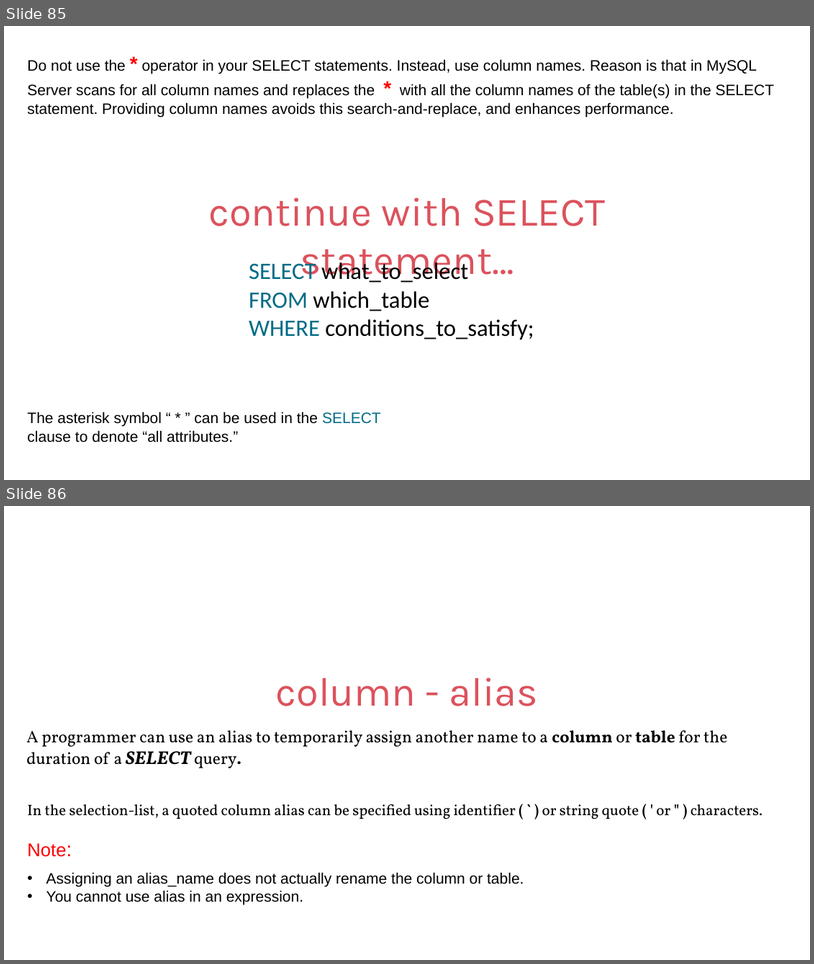
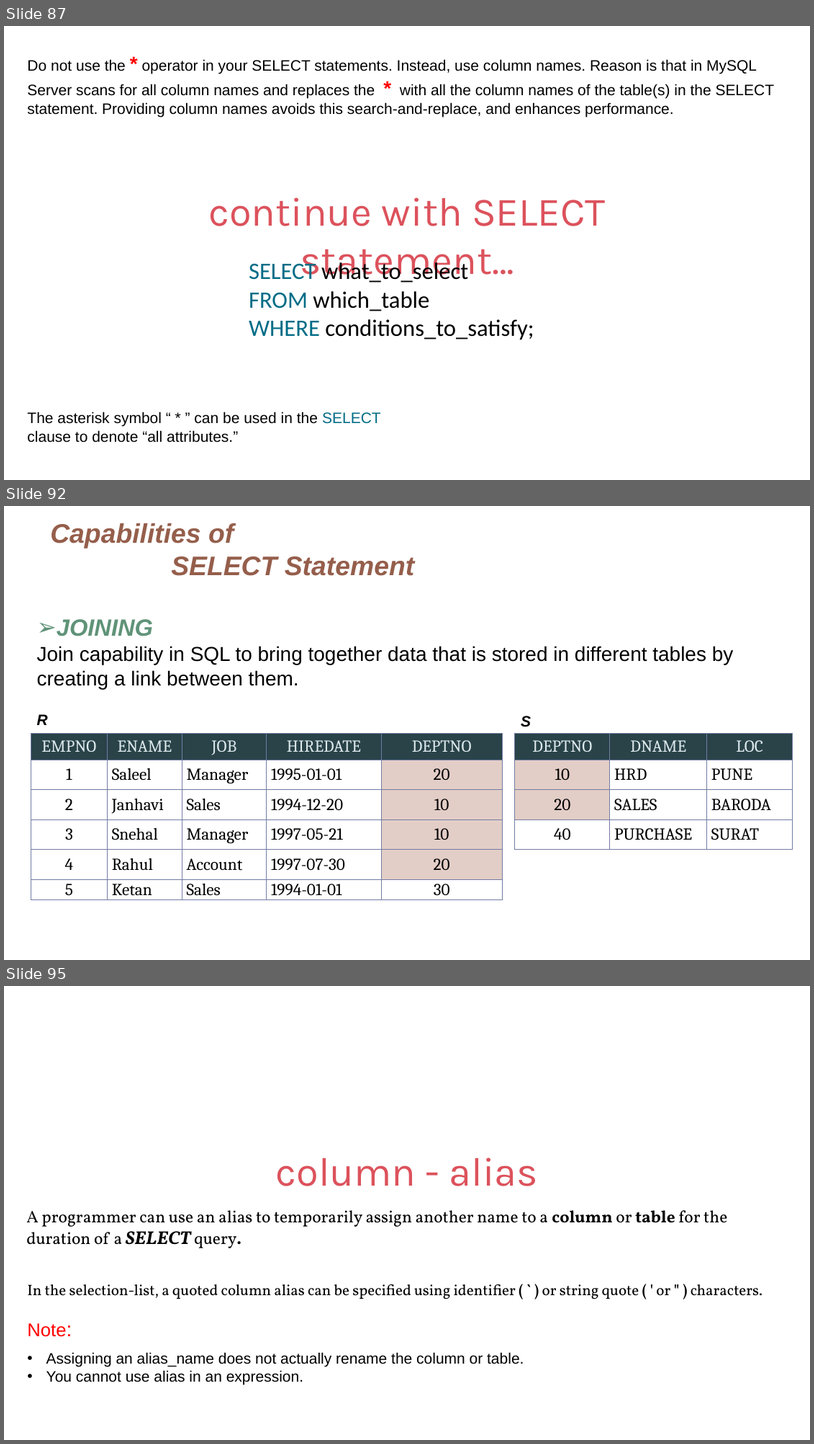
Before and after one commit to Nilesh-Parit/DBT, a slide deck: IET MySQL PPT Ver9.pptx. Shown one above the other, each under a label of ours: slides 85 and 86 before the commit, slides 87, 92 and 95 after it; the slides between them are not shown. The pictures are 814x964 and 814x1444 pixels, drawn with LibreOffice and Linux fonts; fonts in the diff are those of the drawing. Boxes give left, top, right and bottom in pixels: in the first picture for what was removed or moved away, otherwise in the second. Text is boxed around its words. In the diff, an @@ line names an element or a change of style, - is before the commit and + after.

```diff
--- a/IET MySQL PPT Ver9.pptx
+++ b/IET MySQL PPT Ver9.pptx
@@ slide 92 added at (4, 506, 810, 960), background #FFFFFF @@
@@ title added at (50, 523, 414, 576), 32 pt, text #955E4B, bold, italic @@
+Capabilities of
+SELECT Statement
@@ text added at (37, 619, 734, 689), 24 pt, text #000000 @@
+➢ JOINING
+Join capability in SQL to bring together data that is stored in different tables by creating a link between them.
@@ text added at (37, 714, 48, 725), 18 pt, text #000000, bold, italic @@
+R
@@ text added at (521, 716, 531, 727), 18 pt, text #000000, bold, italic @@
+S
@@ table added at (31, 733, 502, 899), 6 rows, 5 columns @@
+EMPNO | ENAME | JOB | HIREDATE | DEPTNO
+1 | Saleel | Manager | 1995-01-01 | 20
+2 | Janhavi | Sales | 1994-12-20 | 10
+3 | Snehal | Manager | 1997-05-21 | 10
+4 | Rahul | Account | 1997-07-30 | 20
+5 | Ketan | Sales | 1994-01-01 | 30
@@ table added at (515, 733, 793, 849), 4 rows, 3 columns @@
+DEPTNO | DNAME | LOC
+10 | HRD | PUNE
+20 | SALES | BARODA
+40 | PURCHASE | SURAT
@@ what was slide 85 is now slide 87 @@
@@ what was slide 86 is now slide 95 @@
```
Also in this commit, not shown: 4 slides changed, 27 other slides added.
